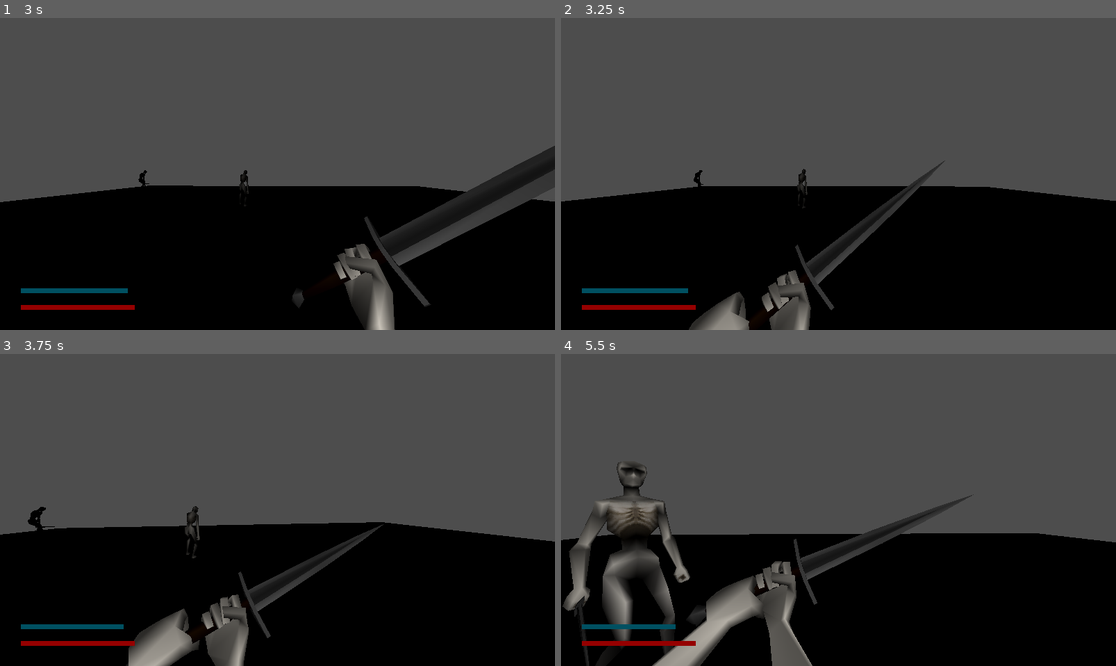
Above: before the commit, frames 1-4 (two rows, left to right).
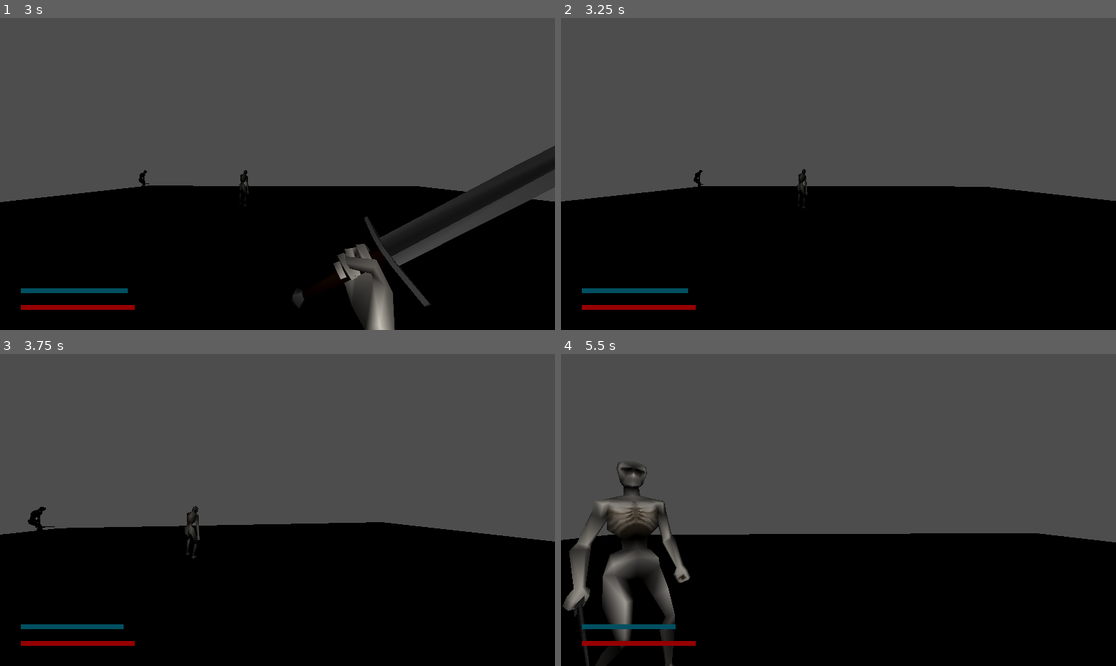
Above: after the commit, the same moments.

Repository: biotreq/aberration
Game: Godot game, scene res://Test/TestScene.tscn
The game is run twice, just before and just after one commit, with the same random seed, the same clock (stepped at 60 frames per second) and the same inputs.
Inputs (mouse positions are in pixels of both pictures, inside the frame that each line leads up to):
- Up to frame 1 (3 s): tap Enter at 0.5 s; move the mouse to (305, 174) at 0.52 s; hold W (move_forward) from 0.53 s (still down); click (305, 174) at 0.6 s; right-click (305, 174) at 0.8 s; move the mouse to (249, 174) at 1.27 s; right-click (249, 174) at 1.35 s; tap Shift (run) at 1.55 s; move the mouse to (288, 167) at 2.02 s; hold Shift (run) 2.03-2.78 s; click (288, 167) at 2.3 s; move the mouse to (271, 180) at 2.77 s; click (271, 180) at 2.85 s
- Up to frame 2 (3.25 s): keep holding W (move_forward); right-click (832, 180) at 3.05 s
- Up to frame 3 (3.75 s): keep holding W (move_forward); move the mouse to (316, 513) at 3.52 s; hold Shift (run) from 3.53 s (still down); right-click (316, 513) at 3.6 s
- Up to frame 4 (5.5 s): keep holding W (move_forward); move the mouse to (794, 506) at 4.27 s; release Shift (run) at 4.28 s; tap Shift (run) at 4.35 s; click (794, 506) at 4.55 s; move the mouse to (844, 510) at 5.02 s; click (844, 510) at 5.1 s; right-click (844, 510) at 5.3 s

Frame 1 is identical in both runs. In frame 2, 3.2% of the frame differs, in the area x 23-70%, y 45-100%; in frame 3, 3.9%; in frame 4, 5.3%, in the area x 16-75%, y 44-100%.

Commit message:
Add an extremely overtuned fight-on-the-brink mechanic

Diff:
--- a/Player/PlayerAnimator.gd
+++ b/Player/PlayerAnimator.gd
@@ -17,7 +17,7 @@
 	if new_state != current_state:
 		if new_state in attack_states:
 			weapon.activate()
-			stats.spend_stamina(40)
+			stats.spend_stamina(37)
 		if current_state in attack_states:
 			weapon.deactivate()
 		if new_state in block_up_states:
@@ -45,6 +45,8 @@
 
 
 func request_block():
+	if !stats.can_use_stamina():
+		return
 	if current_state in action_request_states:
 		if current_state == &'Attack1_3a' or current_state == &'Attack2_2a':
 			is_block_queued = true
--- a/Player/PlayerStats.gd
+++ b/Player/PlayerStats.gd
@@ -9,6 +9,7 @@
 const stamina_regen_rate := 20.0
 const stamina_regain_tickdown_rate := 5.0
 const health_regain_tickdown_rate := 7.5
+const min_stamina := -20.0
 
 var stamina_regain_tween: Tween
 var health_regain_tween: Tween
@@ -36,7 +37,7 @@
 
 func spend_stamina(amount: float):
 	assert(amount > 0)
-	stamina = max(stamina - amount, -40.)
+	stamina = max(stamina - amount, min_stamina)
 	if (
 		!is_ticking_down_stamina_regain
 		and (!stamina_regain_tween or !stamina_regain_tween.is_running())
@@ -81,6 +82,10 @@
 func on_attacked_enemy(effect: Hitbox.AttackEffect):
 	if effect == Hitbox.AttackEffect.Hurt:
 		regain_health(10)
+	if stamina < 0.0:
+		stamina = 0.01
+		if stamina_regain < 0.01:
+			stamina_regain = 0.01
 
 
 var is_ticking_down_health_regain := false
@@ -106,7 +111,7 @@
 		if health_regain == health:
 			is_ticking_down_health_regain = false
 	if is_ticking_down_stamina_regain:
-		stamina_regain = move_toward(stamina_regain, stamina, delta * stamina_regain_tickdown_rate)
+		stamina_regain = move_toward(stamina_regain, min(stamina, 0.0), delta * stamina_regain_tickdown_rate)
 		stamina_regain_changed.emit(stamina_regain)
 		if stamina_regain == stamina:
 			is_ticking_down_stamina_regain = false
